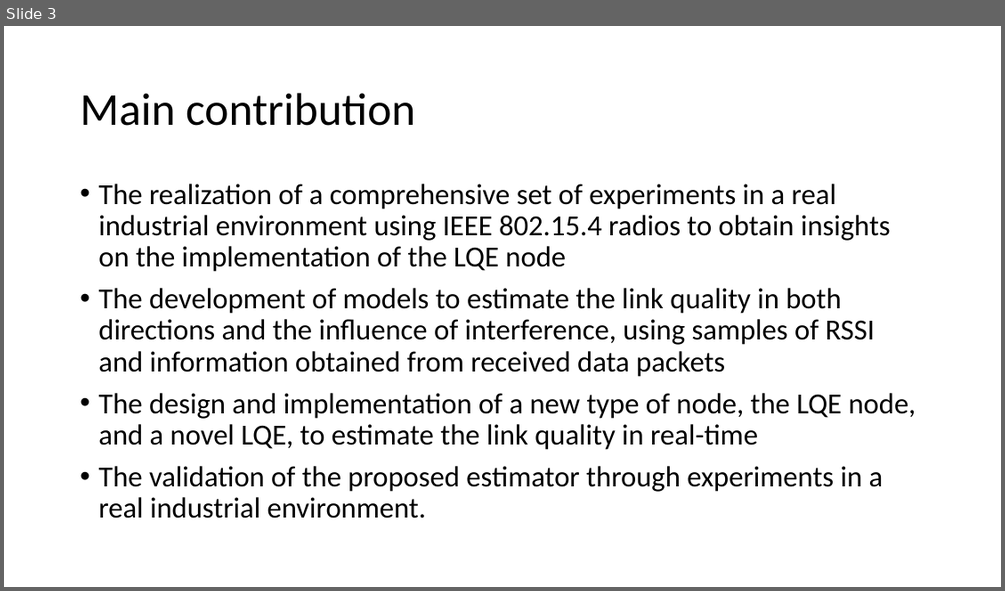
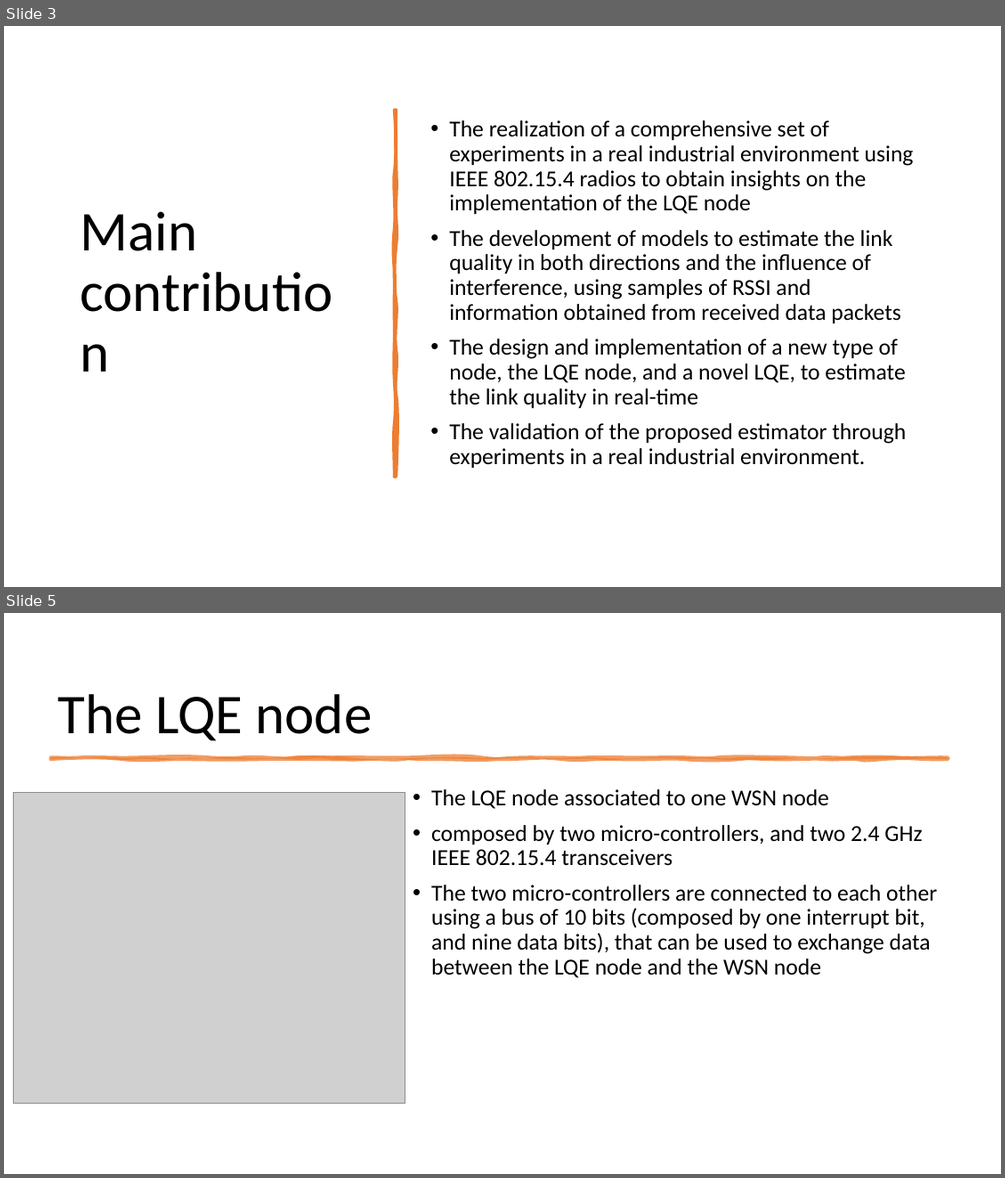
Before and after one commit to huynn8/paper_draft, a slide deck: Real-time link quality estimation for industrial wireless sensor networks using de dicate d nodes.pptx. Shown one above the other, each under a label of ours: slide 3 before the commit, slides 3 and 5 after it; the slides between them are not shown. The pictures are 1005x591 and 1005x1178 pixels, drawn with LibreOffice and Linux fonts; fonts in the diff are those of the drawing; grey boxes stand for pictures. Boxes give left, top, right and bottom in pixels: in the first picture for what was removed or moved away, otherwise in the second. Text is boxed around its words. In the diff, an @@ line names an element or a change of style, - is before the commit and + after.

```diff
--- a/Real-time link quality estimation for industrial wireless sensor networks using de dicate d nodes.pptx
+++ b/Real-time link quality estimation for industrial wireless sensor networks using de dicate d nodes.pptx
@@ slide 5 added at bbox=[4, 613, 1001, 1174], background #FFFFFF @@
@@ title added at bbox=[58, 694, 372, 741], 54 pt, text #000000 @@
+The LQE node
@@ freeform shape added at bbox=[51, 757, 948, 759], fill #ED7D31 at 75% opacity, outline #ED7D31 3.5 pt @@
@@ picture added at bbox=[13, 793, 404, 1103] @@
@@ text added at bbox=[431, 789, 937, 978], 22 pt, text #000000 @@
+• The LQE node associated to one WSN node
+• composed by two micro-controllers, and two 2.4 GHz IEEE 802.15.4 transceivers
+• The two micro-controllers are connected to each other using a bus of 10 bits (composed by one interrupt bit, and nine data bits), that can be used to exchange data between the LQE node and the WSN node
@@ slide 3 changed as well @@
@@ title "Main contribution": place and size @@
-title "Main contribution" at bbox=[80, 93, 415, 126]
+title "Main contribution" at bbox=[81, 211, 197, 251]
@@ title "Main contribution" at bbox=[81, 211, 197, 251]: size 44 to 54 pt @@
@@ text "The realization of a comprehensive ...": place and size @@
-text "The realization of a comprehensive ..." at bbox=[98, 184, 916, 518]
+text "The realization of a comprehensive ..." at bbox=[449, 120, 914, 467]
@@ text "The realization of a comprehensive ..." at bbox=[449, 120, 914, 467]: size 28 to 22 pt; vertical alignment top to middle @@
@@ freeform shape added at bbox=[395, 110, 396, 476], fill #ED7D31, outline #ED7D31 3.25 pt @@
```
Also in this commit, not shown: 7 other slides changed, 21 other slides added, 1 slide removed.
